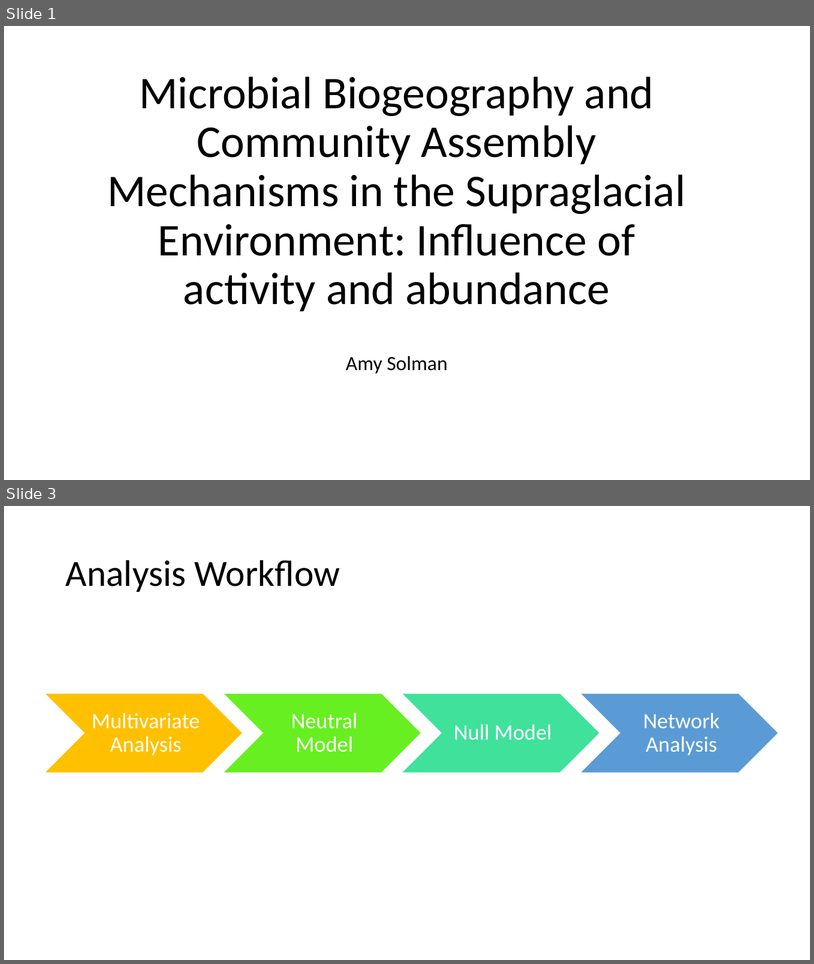
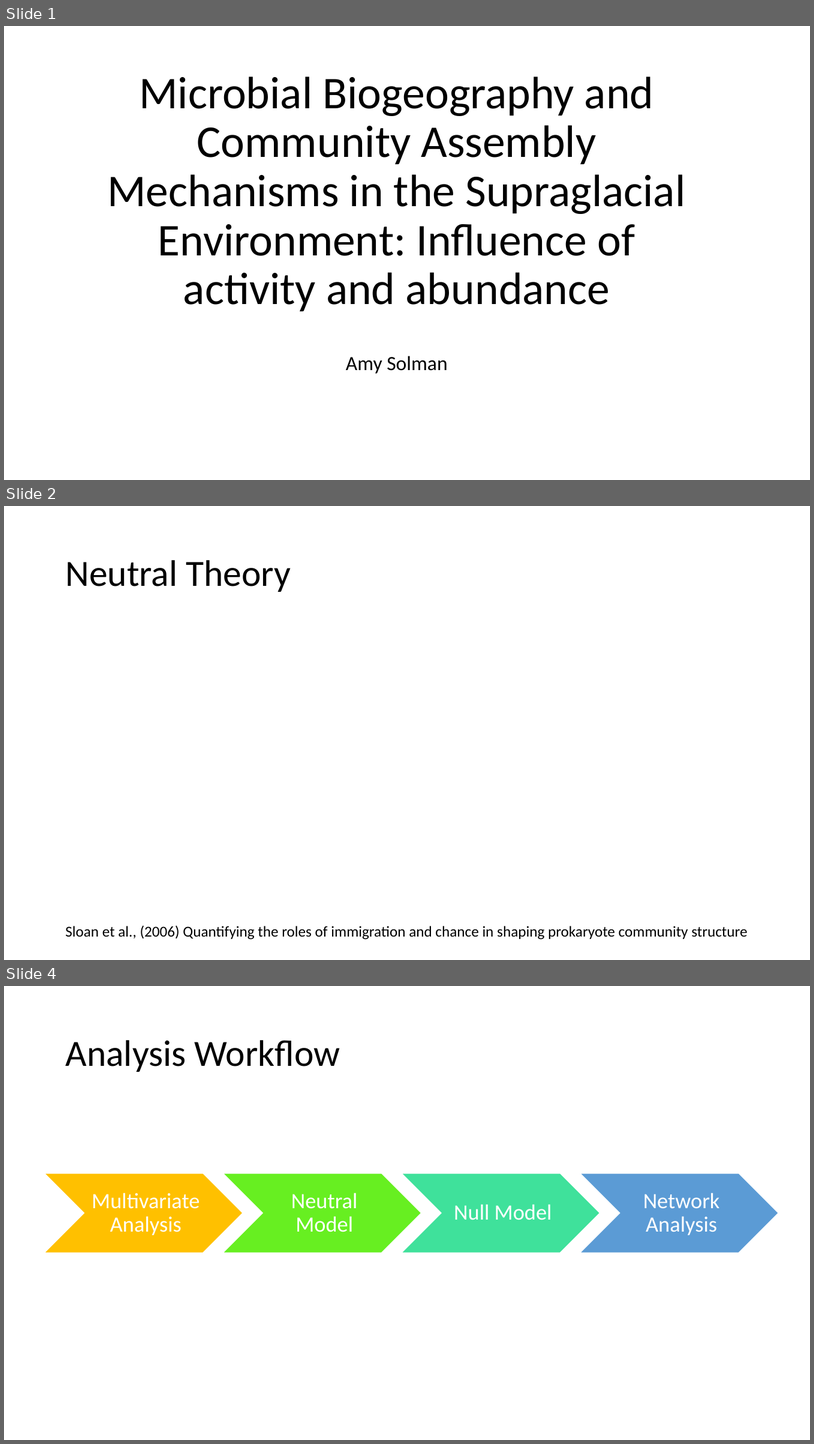
Before and after one commit to amysolman/PhD, a slide deck: Projects/Chapter1/community-assembly-edit.pptx. Shown one above the other, each under a label of ours: slides 1 and 3 before the commit, slides 1, 2 and 4 after it; the slides between them are not shown. The pictures are 814x964 and 814x1444 pixels, drawn with LibreOffice and Linux fonts; fonts in the diff are those of the drawing. Boxes give left, top, right and bottom in pixels: in the first picture for what was removed or moved away, otherwise in the second. Text is boxed around its words. In the diff, an @@ line names an element or a change of style, - is before the commit and + after.

Commit message:
Community Assembly Precentation

```diff
--- a/Projects/Chapter1/community-assembly-edit.pptx
+++ b/Projects/Chapter1/community-assembly-edit.pptx
@@ slide 2 added at <box>4,506,810,960</box>, background #FFFFFF @@
@@ title added at <box>65,560,291,592</box>, 44 pt, text #000000 @@
+Neutral Theory
@@ text added at <box>65,925,747,939</box>, 18 pt, text #000000 @@
+Sloan et al., (2006) Quantifying the roles of immigration and chance in shaping prokaryote community structure
@@ what was slide 3 is now slide 4 @@
```
Also in this commit, not shown: 4 slides changed, 10 other files.
